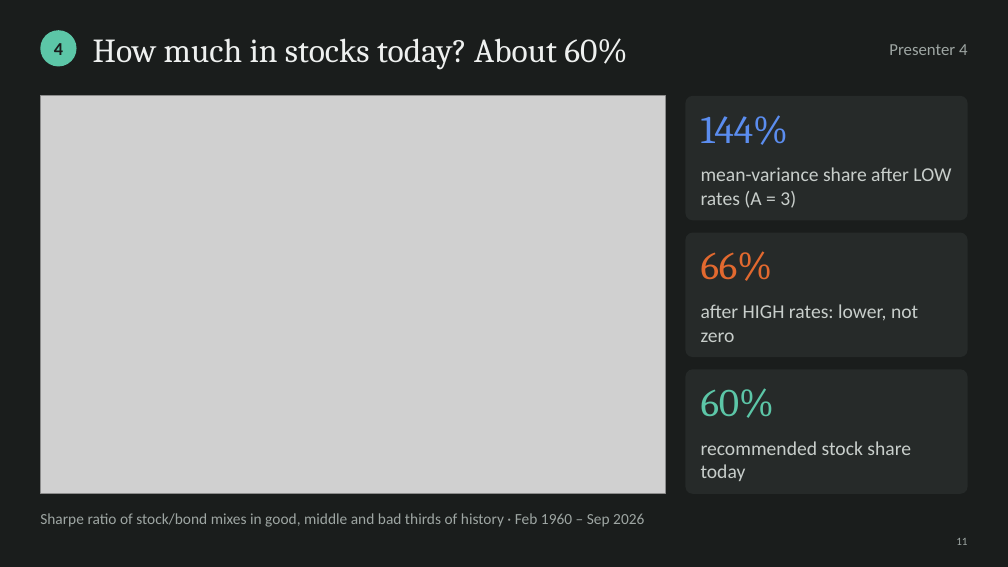
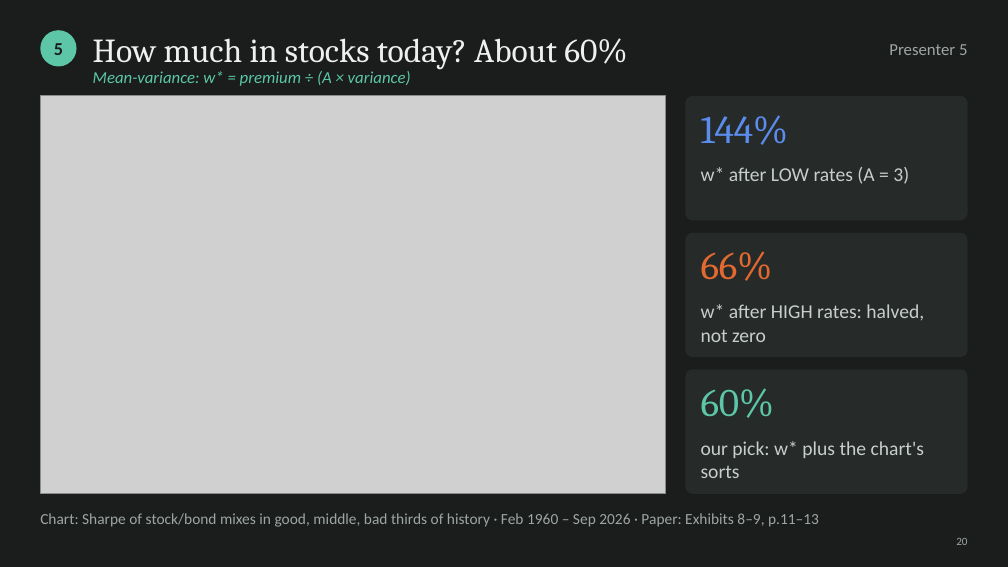
Before and after one commit to cyee02/MQF, a slide deck: slide 21 of QF600/Final Assignment/04 - Presentation Slides Group 6.pptx (slide 11 before the commit). Drawn at 1008x567 pixels with LibreOffice and Linux fonts; fonts in the diff are those of the drawing; grey boxes stand for pictures. Boxes give left, top, right and bottom in pixels: in the first picture for what was removed or moved away, otherwise in the second. Text is boxed around its words. In the diff, an @@ line names an element or a change of style, - is before the commit and + after.

```diff
--- a/QF600/Final Assignment/04 - Presentation Slides Group 6.pptx
+++ b/QF600/Final Assignment/04 - Presentation Slides Group 6.pptx
@@ text at (54, 43, 63, 55): text changed @@
-4
+5
@@ text at (889, 44, 967, 55): text changed @@
-Presenter 4
+Presenter 5
@@ text added at (93, 71, 411, 86), 12 pt, text #5CC6A7, italic @@
+Mean-variance: w* = premium ÷ (A × variance)
@@ text at (701, 167, 909, 184): text changed @@
-mean-variance share after LOW rates (A = 3)
+w* after LOW rates (A = 3)
@@ text at (701, 304, 924, 342): text changed @@
-after HIGH rates: lower, not zero
+w* after HIGH rates: halved, not zero
@@ text at (701, 441, 924, 478): text changed @@
-recommended stock share today
+our pick: w* plus the chart's sorts
@@ text at (40, 513, 819, 527): text changed @@
-Sharpe ratio of stock/bond mixes in good, middle and bad thirds of history · Feb 1960 – Sep 2026
+Chart: Sharpe of stock/bond mixes in good, middle, bad thirds of history · Feb 1960 – Sep 2026 · Paper: Exhibits 8–9, p.11–13
@@ text at (956, 538, 967, 545): text changed @@
-11
+20
```
Also in this commit, not shown: 18 other slides changed, 7 slides added, 29 other files.
